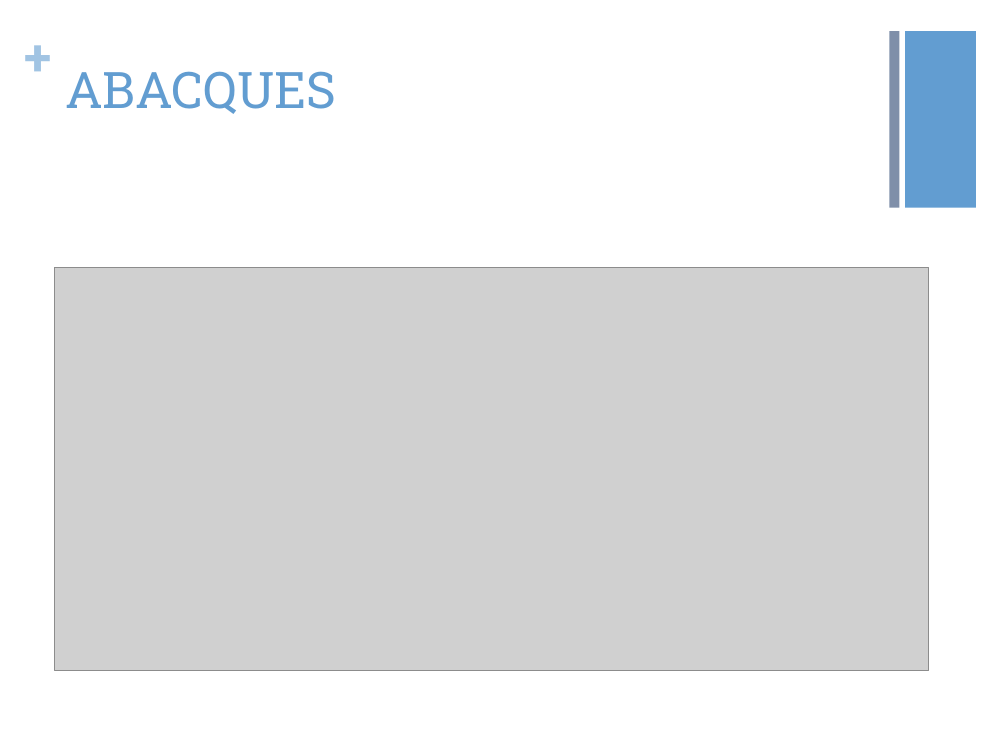
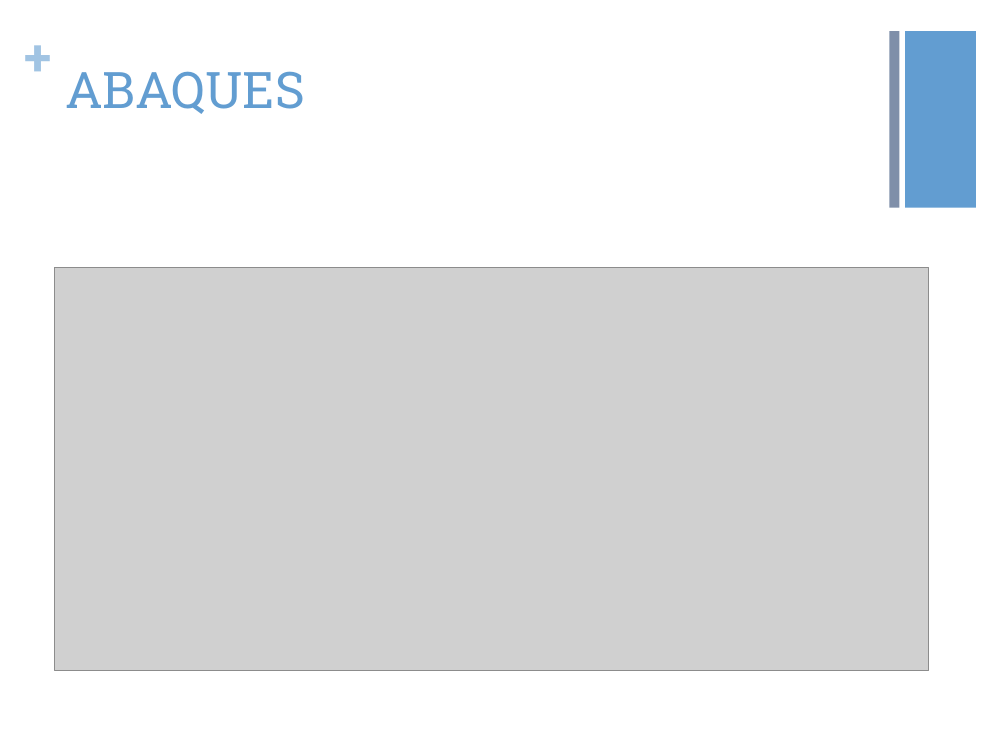
Before and after one commit to vibiscus/python, a slide deck: slide 7 of Presentation 29 avril V2.pptx. Drawn at 1008x756 pixels with LibreOffice and Linux fonts; fonts in the diff are those of the drawing; grey boxes stand for pictures. Boxes give left, top, right and bottom in pixels: in the first picture for what was removed or moved away, otherwise in the second. Text is boxed around its words. In the diff, an @@ line names an element or a change of style, - is before the commit and + after.

Commit message:
Abaques
J’ai enlevé le c en trop (dans abacques)

```diff
--- a/Presentation 29 avril V2.pptx
+++ b/Presentation 29 avril V2.pptx
@@ title at [65,71,305,114]: text changed @@
-ABACQUES
+ABAQUES
```
Also in this commit, not shown: 2 other slides changed.
